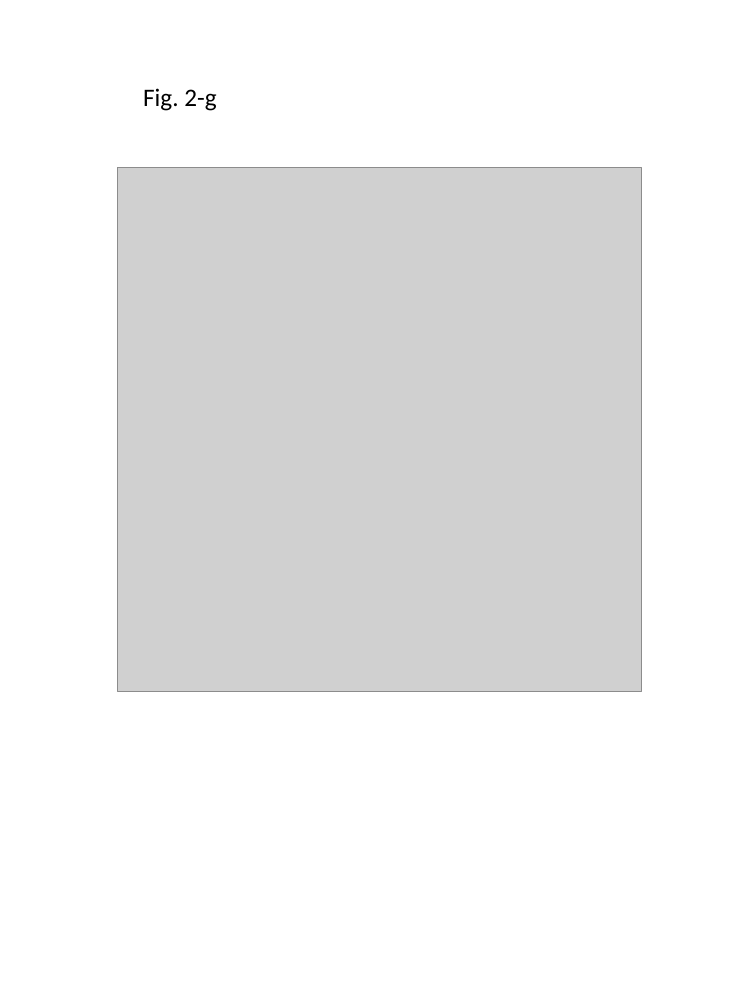
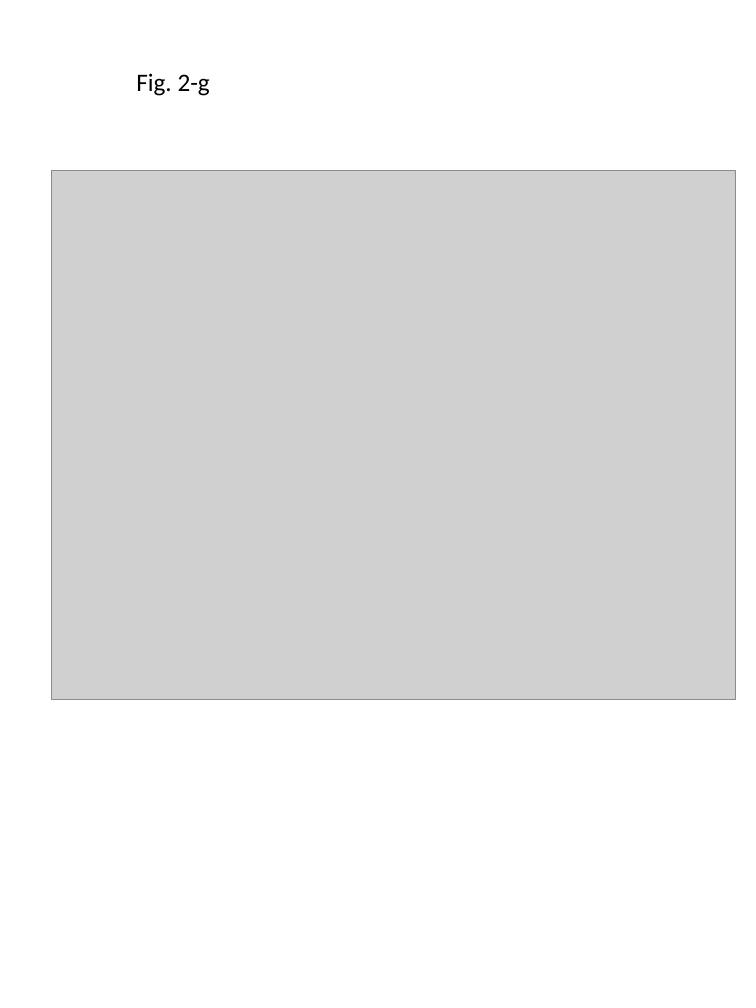
Before and after one commit to mdchambers/dissertation, a slide deck: slide 7 of ch2_groucho.figures/ch2_groucho.figures.pptx. Drawn at 756x1008 pixels with LibreOffice and Linux fonts; fonts in the diff are those of the drawing; grey boxes stand for pictures. Boxes give left, top, right and bottom in pixels: in the first picture for what was removed or moved away, otherwise in the second. Text is boxed around its words. In the diff, an @@ line names an element or a change of style, - is before the commit and + after.

```diff
--- a/ch2_groucho.figures/ch2_groucho.figures.pptx
+++ b/ch2_groucho.figures/ch2_groucho.figures.pptx
@@ text "Fig. 2-g": place and size @@
-text "Fig. 2-g" at (143,88,216,111)
+text "Fig. 2-g" at (136,73,210,96)
@@ picture: place and size @@
-picture at (118,167,641,690)
+picture at (51,170,736,699)
```
Also in this commit, not shown: 3 other slides changed, 1 slide added, 1 other file.
